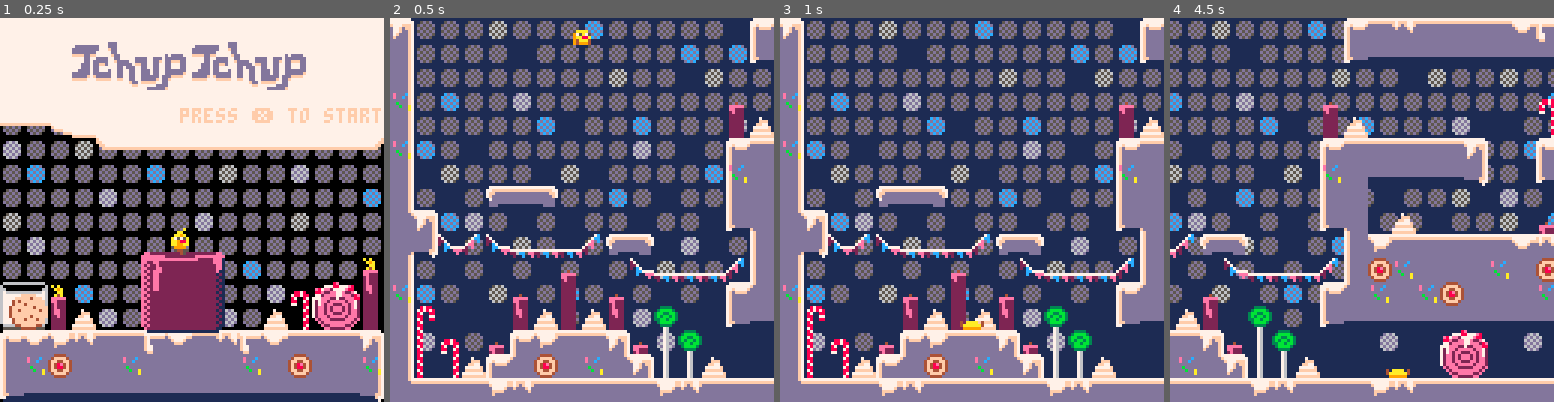
Above: before the commit, frames 1-4 (left to right).
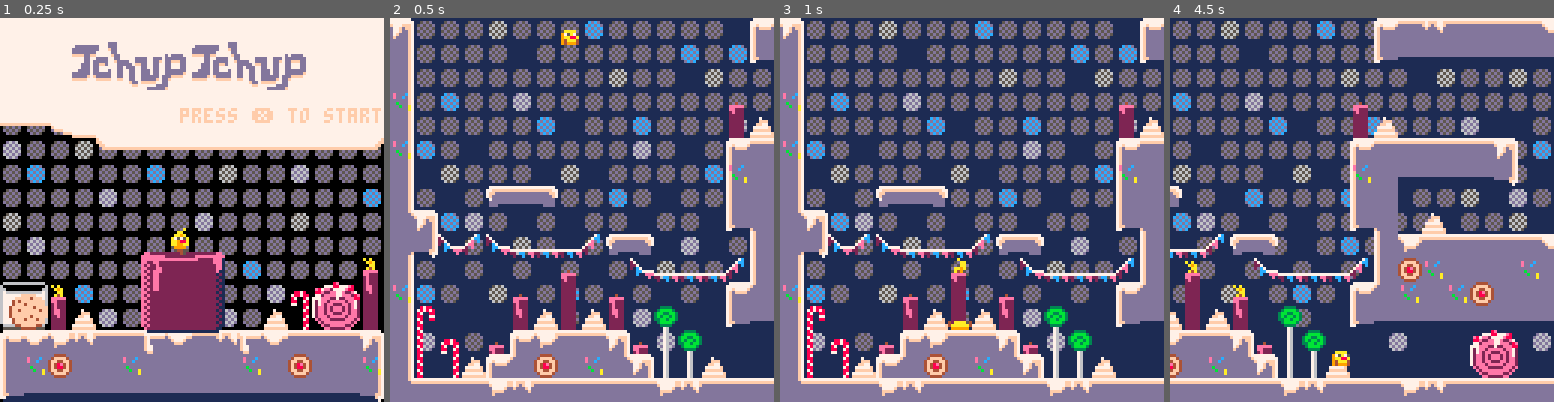
Above: after the commit, the same moments.

Repository: gschup/pico8-playground
Game: PICO-8 cartridge carts/tchup.p8
Same seed, same stepped clock (60 frames per second), same inputs: the game is played once before the commit and once after it.
Inputs:
- Up to frame 1 (0.25 s): no input
- Up to frame 2 (0.5 s): tap X (X key) at 0.33 s
- Up to frame 3 (1 s): no input
- Up to frame 4 (4.5 s): tap X (X key) at 1.07, 1.85, 2.97, 4.08 s; hold Right 1.6-2.1 s; hold Right 2.47-3.03 s; hold Left 3.08-3.58 s; hold Right from 4.02 s (still down)

Frame 1 is identical in both runs. In frame 2, 0.3% of the frame differs, in the area x 44-53%, y 3-8%; in frame 3, 0.2%; in frame 4, 49%, in the area x 0-100%, y 0-99%.

Commit message:
candle touching

Diff:
--- a/carts/tchup.p8
+++ b/carts/tchup.p8
@@ -38,7 +38,7 @@
 	p.state = "idle"
 	p.fc = 0
 	// player position
-	p.x = 64.0
+	p.x = 60.0
 	p.y = 10.0
 	// player speed
 	p.dx = 0.0
@@ -88,7 +88,7 @@
 deep_soda_count=0
 
 function find_animated_tiles()
-	for x= map_x1,map_x2 do
+	for x=map_x1,map_x2 do
 		for y=map_y1,map_y2 do
 			if mget(x,y)==65 then
 				add(candle_tiles_x,x)
@@ -127,11 +127,16 @@
 end
 
 function update_game()
+ // update frame counter
  frames_in_game+=1
+ // inputs
 	update_inputs()
+	// movement
 	update_vel()
 	update_pos()
 	update_state()
+	// candle touching
+	check_candle_touch()
 end
 
 function update_inputs()
@@ -332,6 +337,24 @@
 			change_state("idle")
 		end
 		return
+	end
+end
+
+// candle touching
+function player_touches(x,y)
+	local marg=2
+	local touch_y = y<=p.y+marg and y>=p.y+p.coll.y1-marg
+	local touch_x = x>=p.x+p.coll.x1-marg and x<=p.x+p.coll.x2+marg
+	return touch_y and touch_x
+end
+
+function check_candle_touch()
+	for i=1,candle_count do
+		local cx=8*(candle_tiles_x[i]-map_x1)+4
+		local cy=8*(candle_tiles_y[i]-map_y1)+4
+		if player_touches(cx,cy) then
+			candles_activated[i]=true
+		end
 	end
 end
 -->8
@@ -750,8 +773,8 @@
 770000000041006100410000000035266c3b6c6b3b3b3b6c3b34004e4f003c16370000000000000000000000000000000000000000000000000000000000000000000000000000000000000000000000000000000000000000000000000000000000000000000000000000000000000000000000000000000000000000000000
 373e0000006040614060007a00003c3333333333333333333400003536000038377a0000000000000000000d0e0000000000000000000000000000000000000000000000000000000000000000000000000000000000000000000000000000000000000000000000000000000000000000000000000000000000000000000000
 374e3f004135313d3d36417b7a0000000000000d0e0000000000003c34000038377b0000000000000000001d1e0000000000000000000000000000000000000000000000000000000000000000000000000000000000000000000000000000000000000000000000000000000000000000000000000000000000000000000000
-374e4f4035266b3b6c25367b7b4000000000001d1e000000000000000000003825367f7f7f7f7f7f7f7f3539360000000000000000000000000000000000000000000000000000000000000000000000000000000000000000000000000000000000000000000000000000000000000000000000000000000000000000000000
-253d3d3d31323d3d3d3d3d31323d3d3d31323d3d3d3d3d3d3231393a3d3d3d266c776f6f6f6f6f6f6f6f386b770000000000000000000000000000000000000000000000000000000000000000000000000000000000000000000000000000000000000000000000000000000000000000000000000000000000000000000000
-
-
-
+374e4f4035266b3b6c25367b7b4000000000001d1e000000000000000000003825367f7f7f7f7f7f7f7f3539367f7f7f0000000000000000000000000000000000000000000000000000000000000000000000000000000000000000000000000000000000000000000000000000000000000000000000000000000000000000
+253d3d3d31323d3d3d3d3d31323d3d3d31323d3d3d3d3d3d3231393a3d3d3d266c776f6f6f6f6f6f6f6f386b776f6f6f0000000000000000000000000000000000000000000000000000000000000000000000000000000000000000000000000000000000000000000000000000000000000000000000000000000000000000
+
+
+
